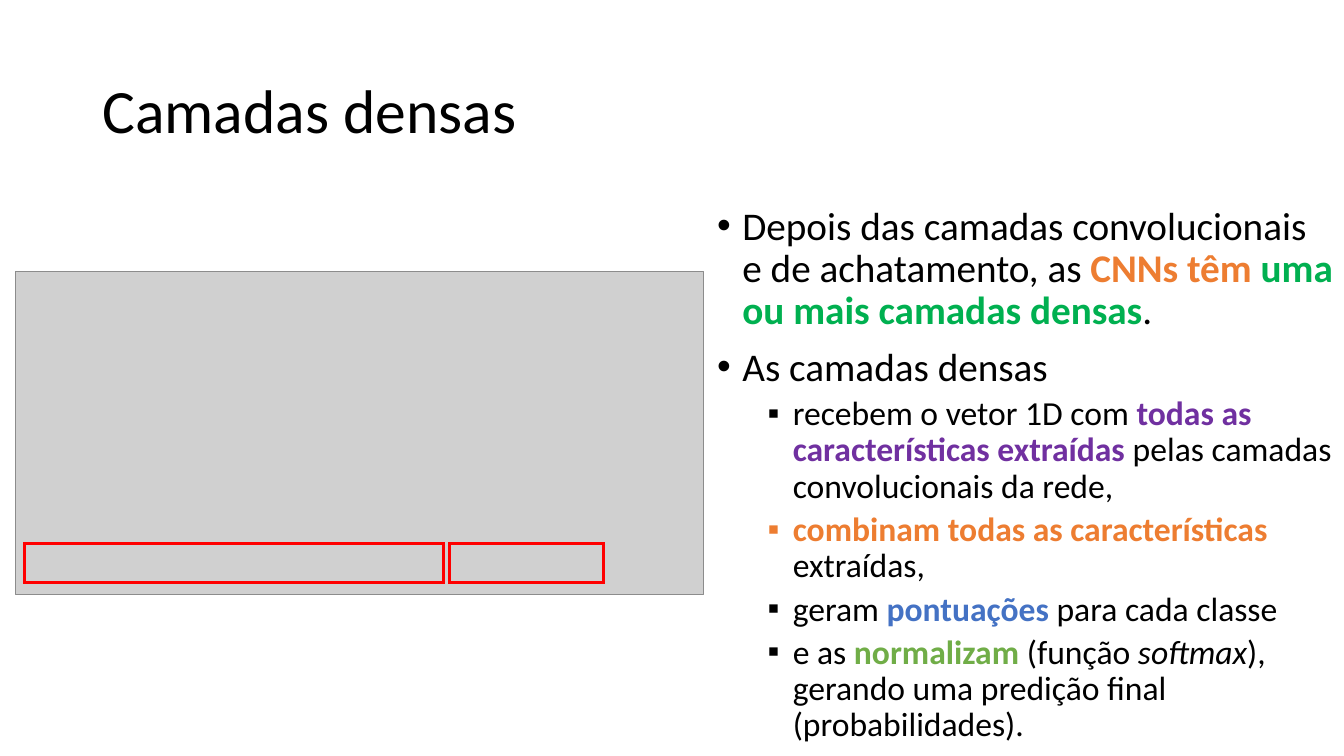
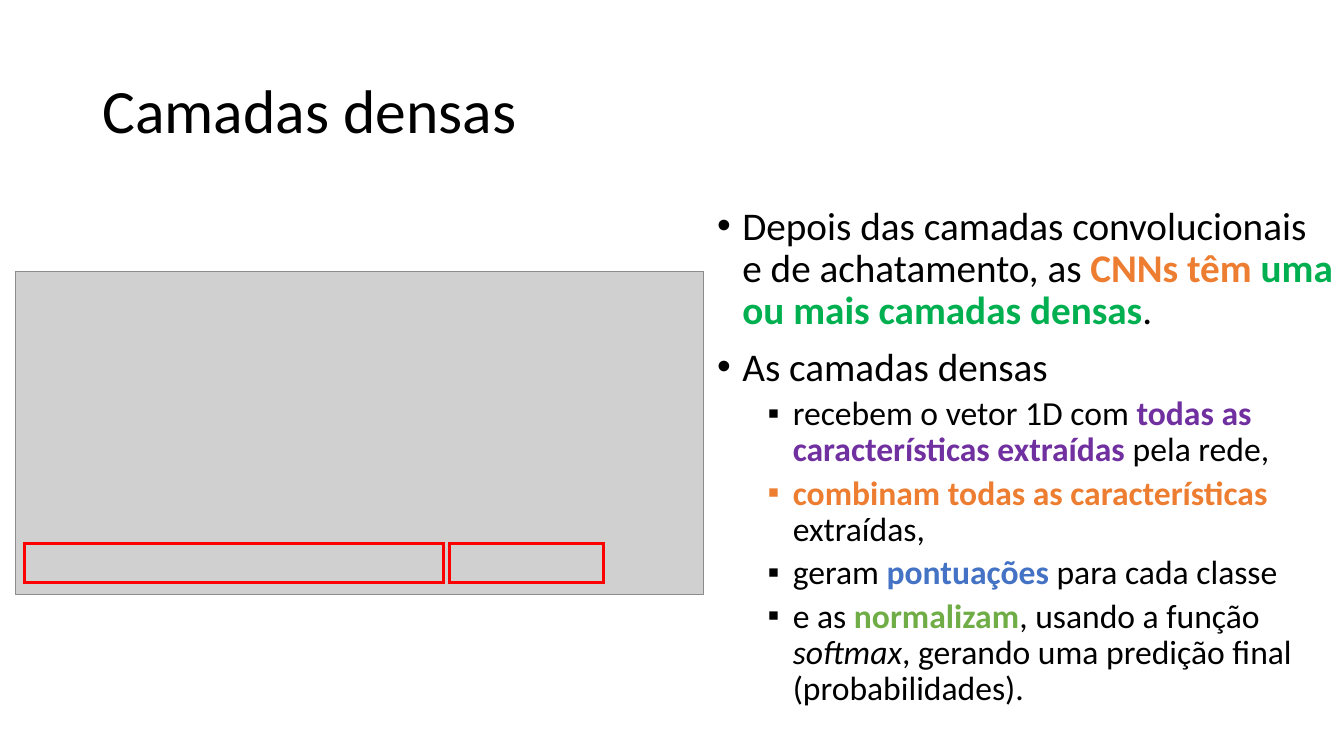
Before and after one commit to zz4fap/c24_inteligencia_artificial, a slide deck: slide 61 of slides/C24_CNN.pptx. Drawn at 1344x756 pixels with LibreOffice and Linux fonts; fonts in the diff are those of the drawing; grey boxes stand for pictures. Boxes give left, top, right and bottom in pixels: in the first picture for what was removed or moved away, otherwise in the second. Text is boxed around its words. In the diff, an @@ line names an element or a change of style, - is before the commit and + after.

```diff
--- a/slides/C24_CNN.pptx
+++ b/slides/C24_CNN.pptx
@@ text at <box>793,401,1269,467</box>: text changed; text colour #000000 to #7030A0; bold on @@
-  ▪ recebem o vetor 1D com todas as características extraídas pelas camadas convolucionais da rede,
+  ▪ recebem o vetor 1D com todas as características extraídas pela rede,
@@ text at <box>793,604,1291,706</box>: text changed @@
-  ▪ e as normalizam (função softmax), gerando uma predição final (probabilidades).
+  ▪ e as normalizam, usando a função softmax, gerando uma predição final (probabilidades).
```
Also in this commit, not shown: 3 other slides changed.
